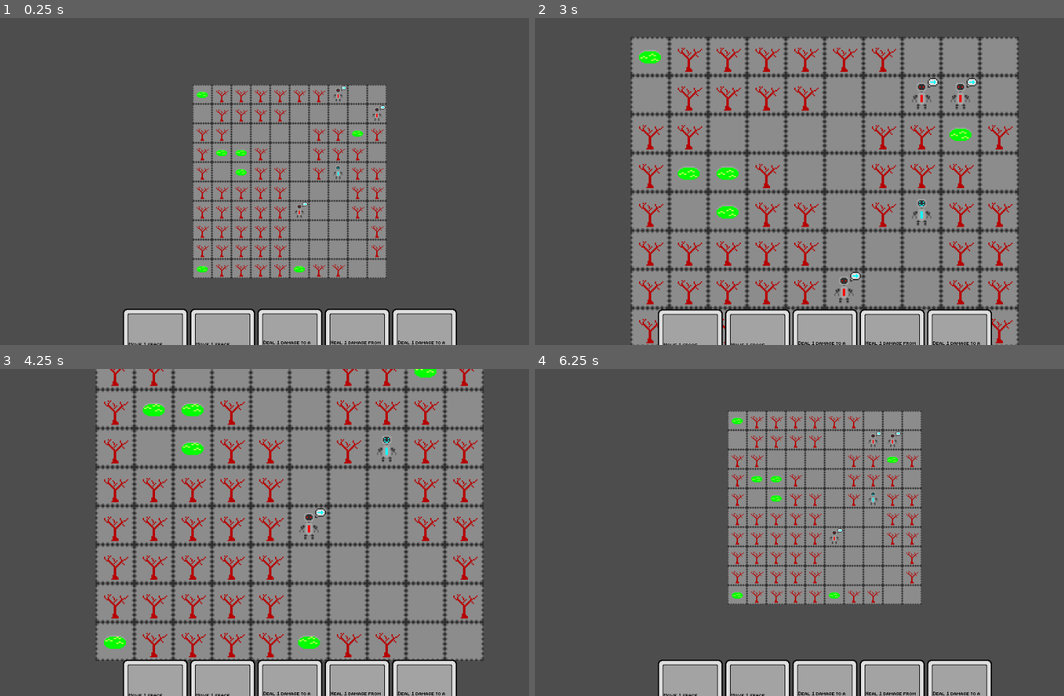
Above: before the commit, frames 1-4 (two rows, left to right).
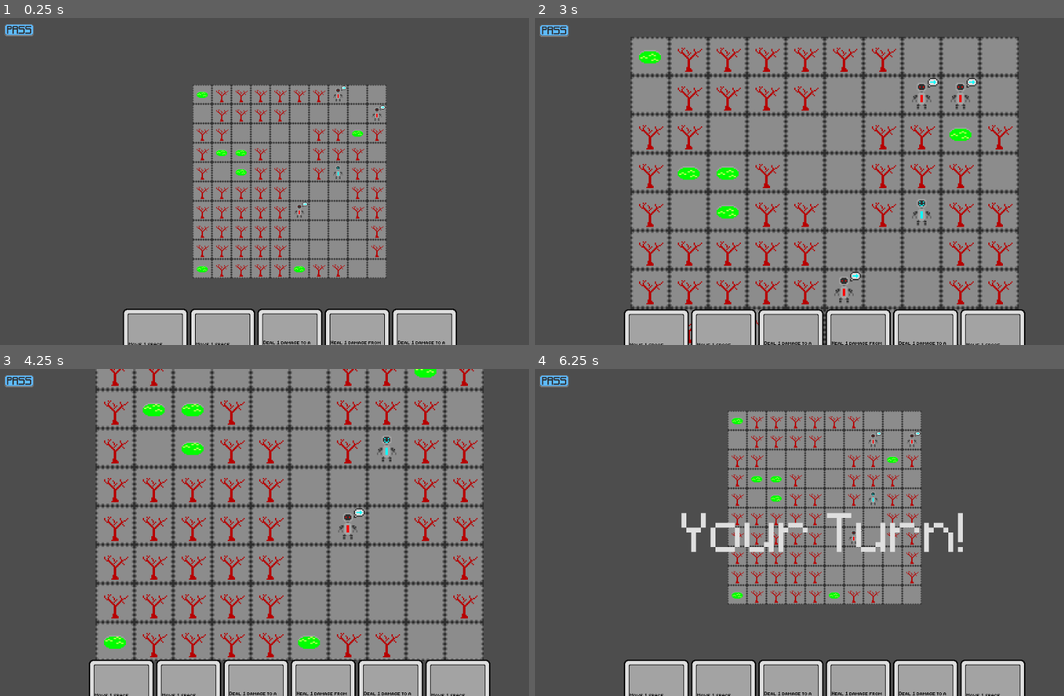
Above: after the commit, the same moments.

Repository: CattacoCattaco/strategy-deckbuilder-roguelike
Game: Godot game, scene res://tile_grid/tile_grid.tscn
Same seed, same stepped clock (60 frames per second), same inputs: the game is played once before the commit and once after it.
Inputs (mouse positions are in pixels of both pictures, inside the frame that each line leads up to):
- Up to frame 1 (0.25 s): no input
- Up to frame 2 (3 s): click (556, 31) at 0.52 s; tap Enter at 1.25, 2.75 s; move the mouse to (952, 165) at 1.27 s; hold Right 1.28-2 s; hold Z (zoom) 1.28-2 s; click (952, 165) at 1.42 s; tap Space at 2 s; drag from (709, 197) to (794, 246) at 2.02 s; move the mouse to (884, 109) at 2.77 s; hold Right from 2.78 s (still down); tap Shift at 2.85 s
- Up to frame 3 (4.25 s): release Right at 3.5 s; tap Space at 3.5 s; drag from (259, 597) to (116, 483) at 3.52 s
- Up to frame 4 (6.25 s): move the mouse to (1000, 581) at 4.27 s; hold Left 4.28-5 s; tap Alt at 4.35 s; drag from (651, 483) to (736, 450) at 5.02 s; tap Enter at 5.75 s; move the mouse to (852, 532) at 5.77 s; hold Down from 5.78 s (still down); hold Z (zoom) from 5.78 s (still down); click (852, 532) at 5.92 s

The runs differ from the first frame. In frame 1, 0.2% of the frame differs, in the area x 0-7%, y 2-6%; in frame 2, 3.4%; in frame 3, 4.5%; in frame 4, 6.0%, in the area x 0-93%, y 2-100%.

Commit message:
Created Pass Button
There is now a button to pass your turn and draw a card

Diff:
--- a/card/hand/hand.gd
+++ b/card/hand/hand.gd
@@ -1,13 +1,13 @@
 class_name Hand
 extends HBoxContainer
 
-@warning_ignore("unused_signal")
 signal card_played(card: CardData, targets: Array[Vector2i])
 
 @export var card_scene: PackedScene
 
 @export var tile_grid: TileGrid
 @export var deck: Deck
+@export var pass_button: TextureButton
 
 @export var hand_size: int = 5
 
@@ -19,6 +19,8 @@
 func _ready() -> void:
 	mouse_entered.connect(_hovered_over)
 	mouse_exited.connect(_check_unhovered)
+
+	pass_button.pressed.connect(_pass)
 
 	for i in range(hand_size):
 		draw_card()
@@ -36,6 +38,16 @@
 
 	var tween: Tween = create_tween()
 	tween.tween_method(set_bottom_offset, get_bottom_offset(), 120, 0.5)
+
+
+func _pass() -> void:
+	if not tile_grid.round_manager.is_player_turn:
+		return
+
+	draw_card()
+
+	var no_targets: Array[Vector2i] = []
+	card_played.emit(CardData.new([], 0, 0), no_targets)
 
 
 func set_bottom_offset(offset: int) -> void:
--- a/tile_grid/tile/tile_object/tile_object.gd
+++ b/tile_grid/tile/tile_object/tile_object.gd
@@ -65,6 +65,8 @@
 			move_to(target)
 		elif effect.base_action is Modifier.Attack:
 			damage(target, effect.effect_size)
+		elif effect.base_action is Modifier.Heal:
+			heal(target, effect.effect_size)
 
 		await get_tree().create_timer(0.8).timeout
 
@@ -102,7 +104,7 @@
 
 	target.health += amount
 
-	if target.health >= target.data.max_health:
+	if target.health > target.data.max_health:
 		target.health = target.data.max_health
 
 	target.show_health()
--- a/tile_grid/tile_grid.tscn
+++ b/tile_grid/tile_grid.tscn
@@ -15,11 +15,25 @@
 [ext_resource type="Script" uid="uid://bji1oaue4cmst" path="res://card/hand/hand.gd" id="11_pawdl"]
 [ext_resource type="Script" uid="uid://ctbryeqoij1nf" path="res://card/deck/deck.gd" id="13_3s7rm"]
 [ext_resource type="FontFile" uid="uid://dcmcrpk7us45q" path="res://font/Wild Jam 87 Font.ttf" id="14_ofus2"]
+[ext_resource type="Texture2D" uid="uid://ba2p5h8us83x2" path="res://buttons/pass.png" id="16_6mnwf"]
+[ext_resource type="BitMap" uid="uid://4t61j2twqjb8" path="res://buttons/pass_map.png" id="17_eoot7"]
 
 [sub_resource type="LabelSettings" id="LabelSettings_kqtwp"]
 font = ExtResource("14_ofus2")
 font_size = 64
 font_color = Color(0.8745098, 0.8745098, 0.8745098, 1)
+
+[sub_resource type="AtlasTexture" id="AtlasTexture_jp86b"]
+atlas = ExtResource("16_6mnwf")
+region = Rect2(0, 0, 48, 20)
+
+[sub_resource type="AtlasTexture" id="AtlasTexture_8yilv"]
+atlas = ExtResource("16_6mnwf")
+region = Rect2(0, 20, 48, 20)
+
+[sub_resource type="AtlasTexture" id="AtlasTexture_yps0e"]
+atlas = ExtResource("16_6mnwf")
+region = Rect2(0, 40, 48, 20)
 
 [node name="TileGrid" type="Node2D" node_paths=PackedStringArray("level_builder", "round_manager", "camera", "hand", "your_turn_label")]
 script = ExtResource("1_slx1t")
@@ -70,7 +84,7 @@
 offset_bottom = 40.0
 script = ExtResource("13_3s7rm")
 
-[node name="Hand" type="HBoxContainer" parent="DraggableCamera/UI" node_paths=PackedStringArray("tile_grid", "deck")]
+[node name="Hand" type="HBoxContainer" parent="DraggableCamera/UI" node_paths=PackedStringArray("tile_grid", "deck", "pass_button")]
 layout_mode = 1
 anchors_preset = -1
 anchor_left = 0.5
@@ -84,6 +98,7 @@
 card_scene = ExtResource("11_d6b8m")
 tile_grid = NodePath("../../..")
 deck = NodePath("../Deck")
+pass_button = NodePath("../PassButton")
 
 [node name="YourTurnLabel" type="Label" parent="DraggableCamera/UI"]
 visible = false
@@ -103,3 +118,14 @@
 label_settings = SubResource("LabelSettings_kqtwp")
 horizontal_alignment = 1
 vertical_alignment = 1
+
+[node name="PassButton" type="TextureButton" parent="DraggableCamera/UI"]
+layout_mode = 0
+offset_left = 10.0
+offset_top = 10.0
+offset_right = 58.0
+offset_bottom = 30.0
+texture_normal = SubResource("AtlasTexture_jp86b")
+texture_pressed = SubResource("AtlasTexture_8yilv")
+texture_hover = SubResource("AtlasTexture_yps0e")
+texture_click_mask = ExtResource("17_eoot7")
Binary file added: buttons/pass.png
Not shown, added: buttons/pass.png.import
Binary file added: buttons/pass_map.png
Not shown, added: buttons/pass_map.png.import
Not shown: 1 places in tile_grid/tile_grid.tscn that only renumber resources
